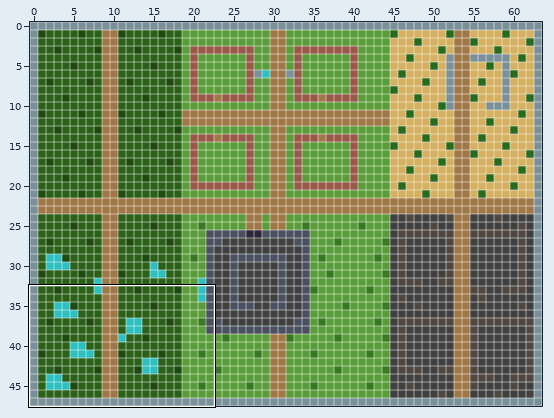
An edit to a level. Tiled map (JSON), tiled/map.tmj. The picture above shows the old version from afar; the outline marks the close-up.
Close-up. Before:
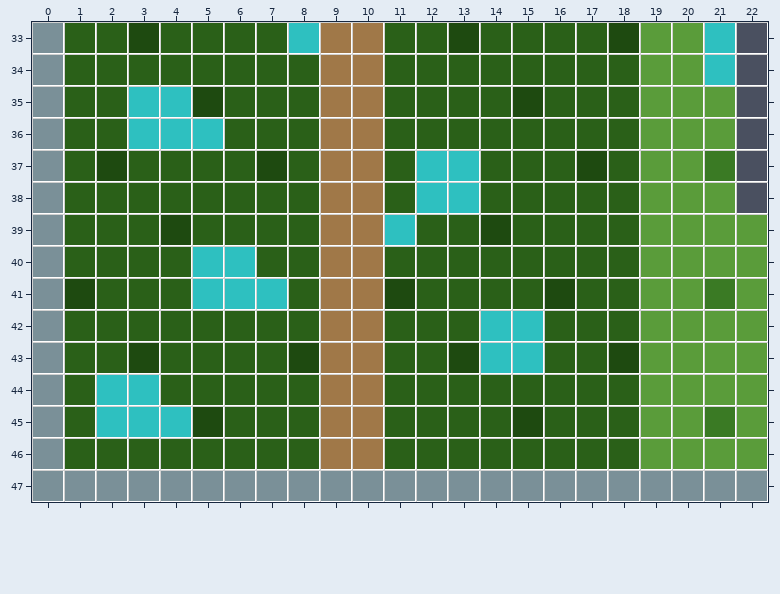
Cells are 32x32 px. Shown: x 0..22, y 33..47.
And afterwards:
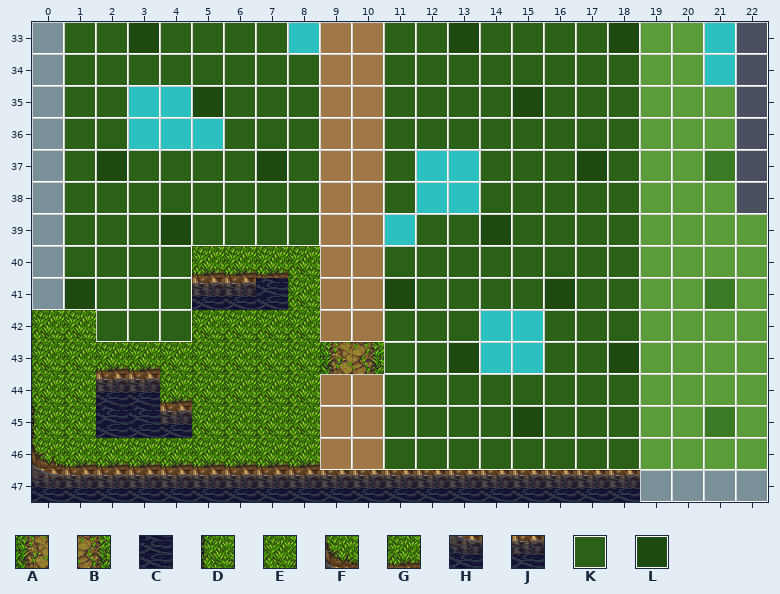
Key: from "map": A 22, B 24, C 163, D 176, E 177, F 192, G 193, H 208, J 209; from "tileset-types": K 8 "8", L 9 "9".
_ is an empty cell, # one hidden under a higher layer, . an unchanged one.
Tiles of an added or newly shown layer are drawn over the layers below it.
Edits made:
--- layer "Ground"
@@ x 3..3 @@
-43 L
+43 #
@@ x 5..6 @@
-45 LK
+45 ##
--- layer "Decor" (added)
@@ x 0..18 @@
-40 .....____..........
-41 .....____..........
-42 __...____..........
-43 ___________........
-44 _________..........
-45 _________..........
-46 _________..........
-47 ___________________
+40 .....GGGE..........
+41 .....JJCE..........
+42 EE...EEEE..........
+43 EEGGEEEEEAB........
+44 EEJJGEEEE..........
+45 DECCJEEEE..........
+46 FGGGGGGGG..........
+47 HJJJJJJJJJJJJJJJJJJ
